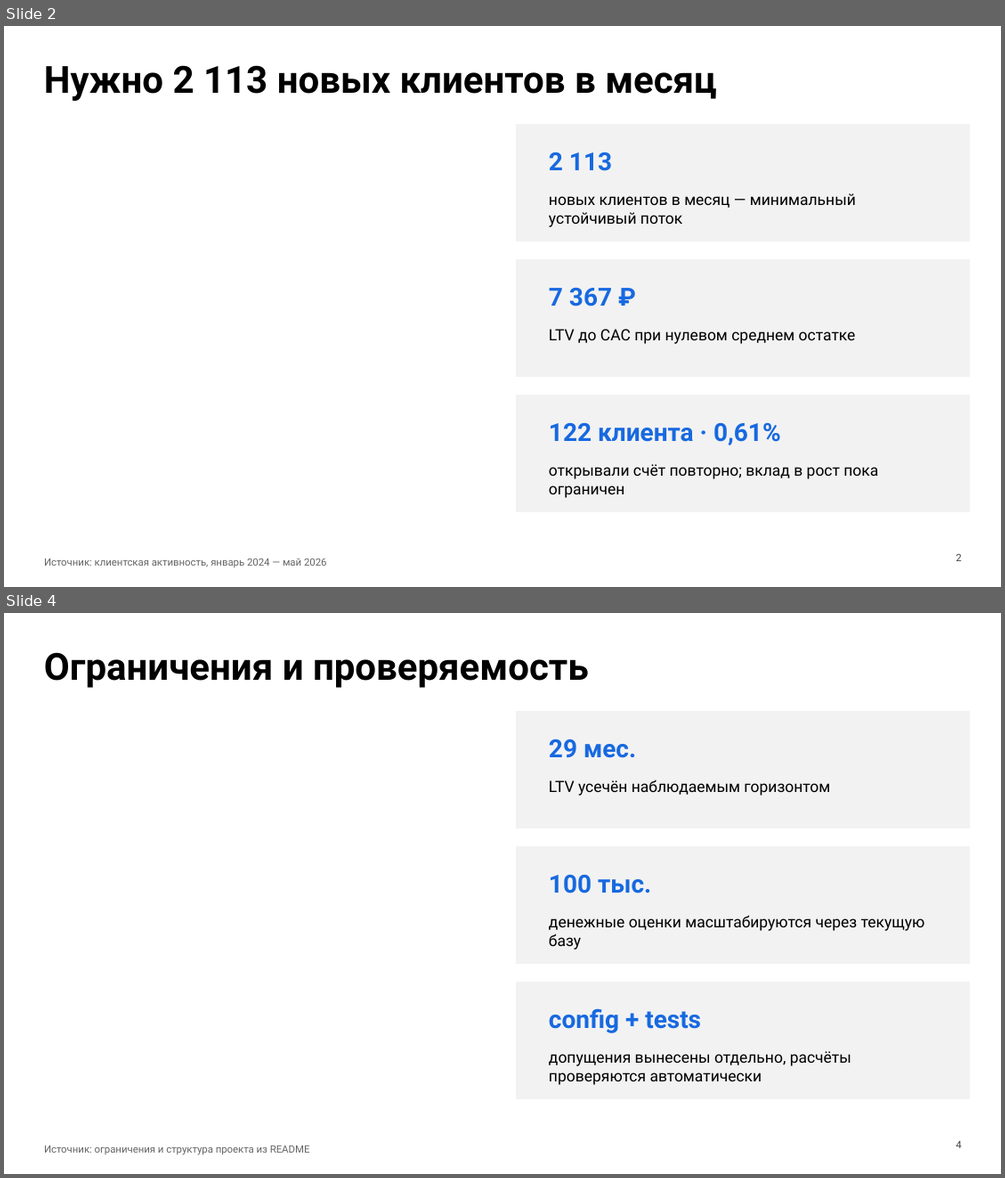
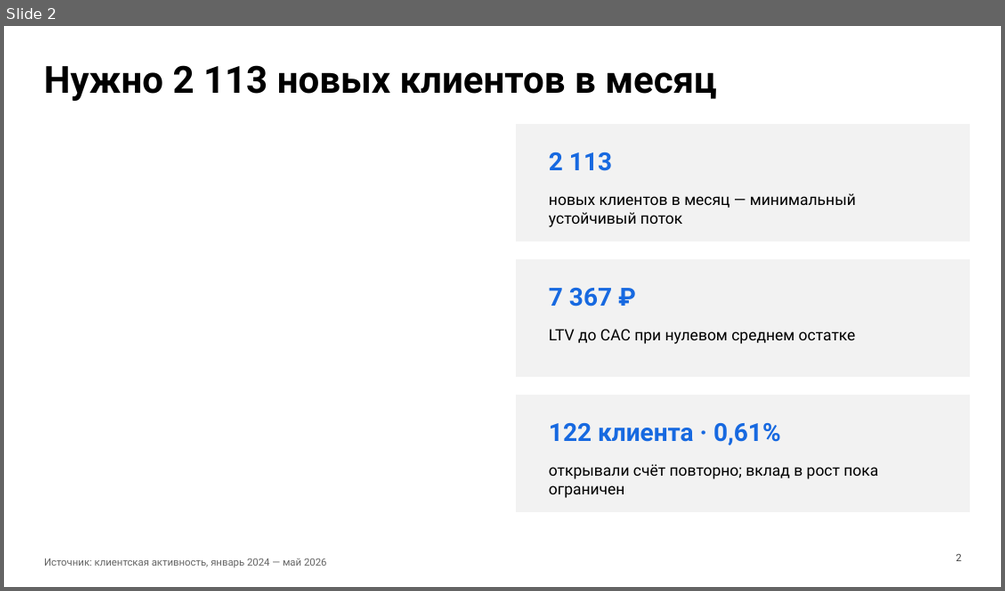
Before and after one commit to alexsoldatova/bank-roi-tableau-dashboard, a slide deck: outputs/bank_roi_presentation_ru.pptx. Shown one above the other, each under a label of ours: slides 2 and 4 before the commit, slide 2 after it; the slides between them are not shown. The pictures are 1005x1178 and 1005x591 pixels, drawn with LibreOffice and Linux fonts; fonts in the diff are those of the drawing. Boxes give left, top, right and bottom in pixels: in the first picture for what was removed or moved away, otherwise in the second. Text is boxed around its words. In the diff, an @@ line names an element or a change of style, - is before the commit and + after.

Commit message:
Replace README slides with text-only version

```diff
--- a/outputs/bank_roi_presentation_ru.pptx
+++ b/outputs/bank_roi_presentation_ru.pptx
@@ slide 4 removed at (4, 613, 1001, 1174), background #FFFFFF @@
@@ text removed at (44, 652, 589, 688) @@
-Ограничения и проверяемость
@@ rectangle removed at (517, 711, 969, 827) @@
@@ text removed at (549, 739, 636, 758) @@
-29 мес.
@@ text removed at (549, 779, 830, 795) @@
-LTV усечён наблюдаемым горизонтом
@@ rectangle removed at (517, 846, 969, 963) @@
@@ text removed at (549, 875, 651, 893) @@
-100 тыс.
@@ text removed at (549, 915, 925, 949) @@
-денежные оценки масштабируются через текущую базу
@@ rectangle removed at (517, 982, 969, 1099) @@
@@ text removed at (549, 1008, 701, 1033) @@
-config + tests
@@ text removed at (549, 1051, 851, 1085) @@
-допущения вынесены отдельно, расчёты проверяются автоматически
@@ text removed at (44, 1145, 310, 1155) @@
-Источник: ограничения и структура проекта из README
@@ text removed at (955, 1141, 961, 1148) @@
-4
```
Also in this commit, not shown: 2 slides added, 1 other slide removed.
